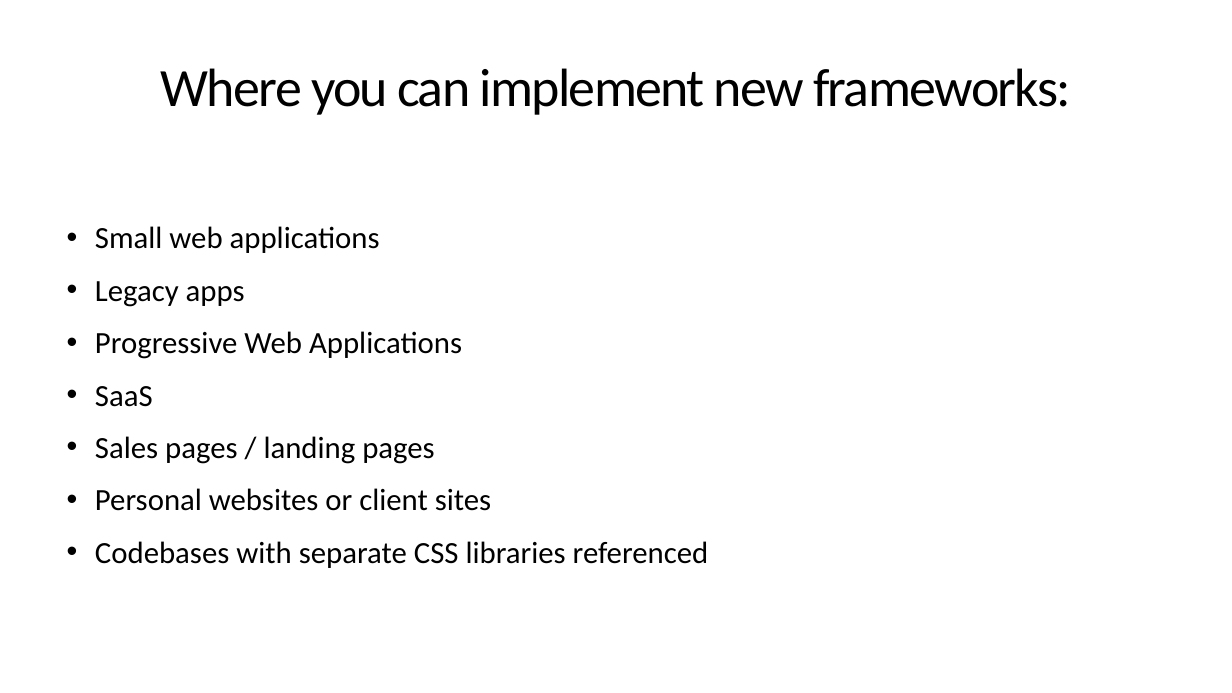
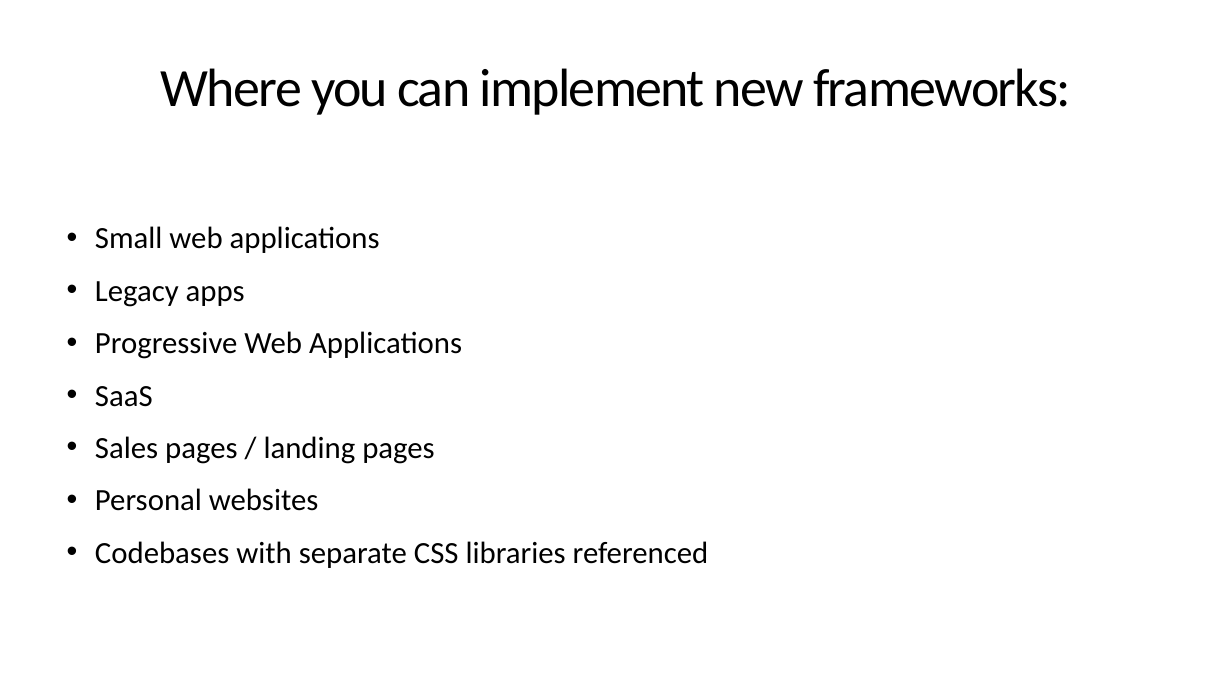
Before and after one commit to tjdev7/reactatx-css-frameworks-samples, a slide deck: slide 6 of presentationslide/CSS-Frameworks-ReactATX-Presentation.pptx. Drawn at 1232x693 pixels with LibreOffice and Linux fonts; fonts in the diff are those of the drawing. Boxes give left, top, right and bottom in pixels: in the first picture for what was removed or moved away, otherwise in the second. Text is boxed around its words. In the diff, an @@ line names an element or a change of style, - is before the commit and + after.

Commit message:
reactatx-css-frameworks-05
- Resolved some typos and missing links inside the presentation
- Removed test code from sample repo

```diff
--- a/presentationslide/CSS-Frameworks-ReactATX-Presentation.pptx
+++ b/presentationslide/CSS-Frameworks-ReactATX-Presentation.pptx
@@ text at <box>95,488,318,511</box>: text changed @@
-• Personal websites or client sites
+• Personal websites
```
Also in this commit, not shown: 5 other slides changed, 9 other files.
